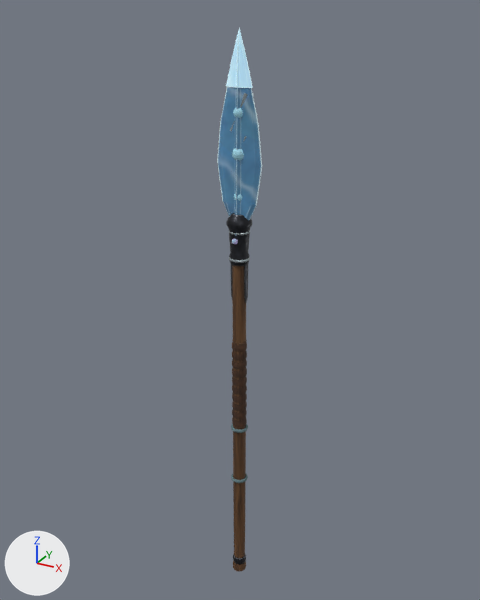
An edit to the glTF model assets/models/glb/underworld-weapon-rimesilver-spear.glb, drawn before and after from the same camera.
Camera for both pictures: a 50 mm camera at (0.963, -1.746, 1.188) aimed at (-0.028, 0.055, 0.288). The lights are fixed; the arrows at lower left show +X, +Y and +Z. The picture after the commit comes second. Where no turn or scale is listed for an object, it has been applied to the vertices. Vertices at exactly the same position are counted once.

Names of what the first picture shows: 'grip-wrap', 'shaft', 'socket', 'spear-tip', 'spearhead' and 7 more.
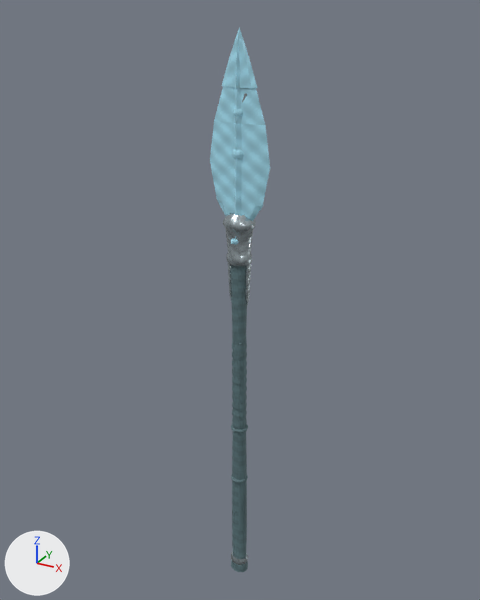
Pixel boxes [x1, y1, x2, y2] of what changed, in the pictures (480 x 600 px):
'spearhead', recoloured, rescaled (blue to cyan, 33% wider)
    before: [217, 87, 262, 220]
    after: [210, 86, 270, 221]
'shaft', recoloured (brown to cyan)
    both: [232, 265, 246, 572]
'socket', recoloured, rescaled (black to grey, 26% wider)
    before: [226, 213, 252, 266]
    after: [223, 213, 256, 267]
'spear-tip', recoloured, rescaled (blue to cyan, 29% wider)
    before: [226, 28, 253, 88]
    after: [222, 28, 257, 88]
'grip-wrap', recoloured (brown to cyan)
    both: [232, 340, 247, 428]

The change, as a diff of the scene's bpy script:
```diff
--- a/assets/models/glb/underworld-weapon-rimesilver-spear.glb.py
+++ b/assets/models/glb/underworld-weapon-rimesilver-spear.glb.py
@@ me_shaft @@
 # used by ob_shaft; location = (0.0, 0.0, -0.15)
-me_shaft.from_pydata(...)  # 112 vertices, 220 faces; spans x -0.026..0.026, y -0.025..0.025, z -0.694..0.694
-me_shaft.materials.append(mat_magenheim_crystal_weapon_crystal_weapon_spear_grip_timber)  # picture img_6a8d318eaf5a7250
+me_shaft.from_pydata(...)  # 112 vertices, 220 faces; spans x -0.035..0.035, y -0.027..0.027, z -0.694..0.694
+# edits to the shape of me_shaft do not show in these pictures
+me_shaft.materials.append(mat_magenheim_underworld_weapon_underworld_weapon_rimesilver_spear_rimewood)
@@ me_grip_wrap @@
 me_grip_wrap.from_pydata(...)  # 410 vertices, 816 faces; spans x -0.026..0.026, y -0.024..0.024, z -0.17..0.17
-me_grip_wrap.materials.append(mat_magenheim_crystal_weapon_crystal_weapon_spear_grip_leather)  # picture img_6a8d318eaf5a7250
+me_grip_wrap.materials.append(mat_magenheim_underworld_weapon_underworld_weapon_rimesilver_spear_rimewood)
@@ me_socket @@
 # used by ob_socket; location = (0.0, 0.0, 0.524)
-me_socket.from_pydata(...)  # 110 vertices, 216 faces; spans x -0.04..0.04, y -0.04..0.04, z -0.083..0.083
-me_socket.materials.append(mat_magenheim_crystal_weapon_crystal_weapon_spear_blackmetal_metal)  # picture img_6a8d318eaf5a7250
+me_socket.from_pydata(...)  # 110 vertices, 216 faces; spans x -0.054..0.054, y -0.043..0.043, z -0.082..0.082
+# me_socket part 1: the whole mesh is scaled about its middle by (1.34, 1.08, 1)
+me_socket.materials.append(mat_magenheim_underworld_weapon_underworld_weapon_rimesilver_spear_rimesilver)
@@ me_spearhead @@
 # used by ob_spearhead; location = (0.0, 0.0, 0.839)
-me_spearhead.from_pydata(...)  # 74 vertices, 144 faces; spans x -0.077..0.077, y -0.024..0.024, z -0.279..0.279
-me_spearhead.materials.append(mat_magenheim_crystal_weapon_crystal_weapon_spear_crystal_crystal)  # picture img_6a8d318eaf5a7250
+me_spearhead.from_pydata(...)  # 74 vertices, 144 faces; spans x -0.103..0.103, y -0.026..0.026, z -0.279..0.279
+# me_spearhead part 2: the whole mesh is scaled about its middle by (1.34, 1.08, 1)
+me_spearhead.materials.append(mat_magenheim_underworld_weapon_underworld_weapon_rimesilver_spear_clear_ice)
@@ me_spear_tip @@
 # used by ob_spear_tip; location = (0.0, 0.0, 1.06)
-me_spear_tip.from_pydata(...)  # 38 vertices, 72 faces; spans x -0.044..0.044, y -0.016..0.016, z -0.08..0.08
-me_spear_tip.materials.append(mat_magenheim_crystal_weapon_crystal_weapon_spear_crystal_bright_crystal)  # picture img_6a8d318eaf5a7250, glowing greyish cyan #7c959e
+me_spear_tip.from_pydata(...)  # 38 vertices, 72 faces; spans x -0.059..0.059, y -0.017..0.017, z -0.08..0.08
+# me_spear_tip part 3: the whole mesh is scaled about its middle by (1.34, 1.08, 1)
+me_spear_tip.materials.append(mat_magenheim_underworld_weapon_underworld_weapon_rimesilver_spear_clear_ice)
```
